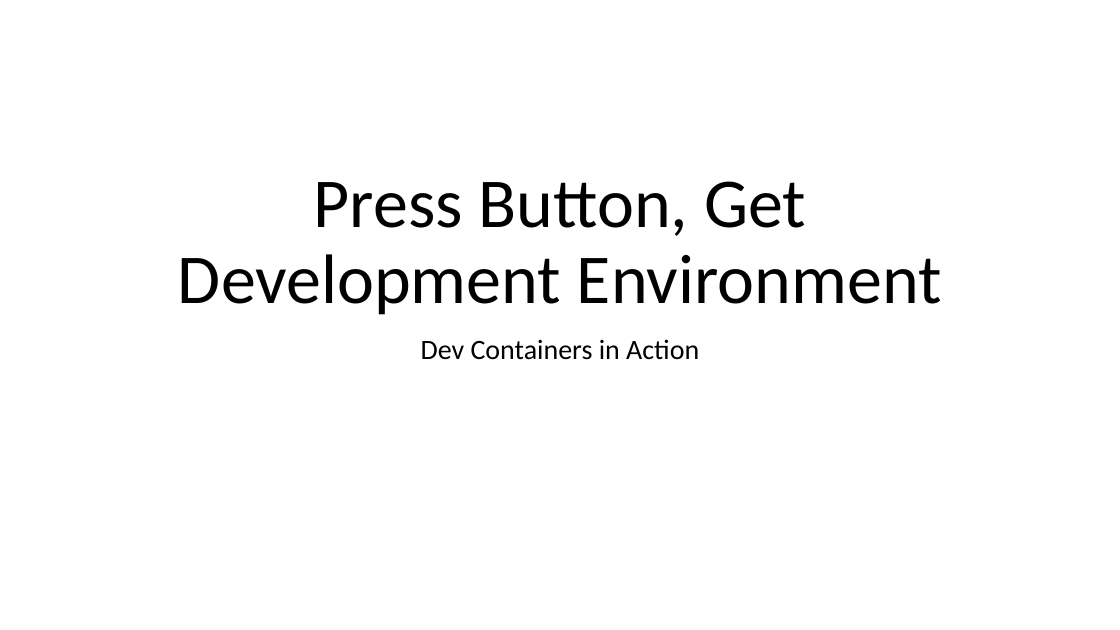
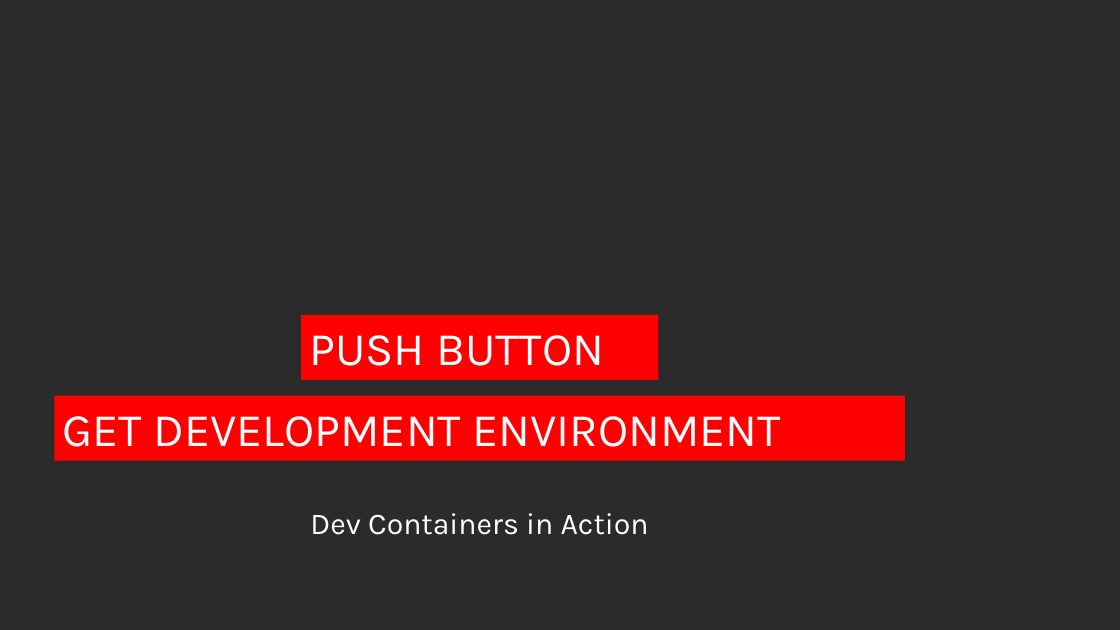
Before and after one commit to cabarney/dev-containers, a slide deck: slide 1 of Press Button, Get Development Environment.pptx. Drawn at 1120x630 pixels with LibreOffice and Linux fonts; fonts in the diff are those of the drawing; background and template pictures are left out; a plain dark background stands for a picture behind light text. Boxes give left, top, right and bottom in pixels: in the first picture for what was removed or moved away, otherwise in the second. Text is boxed around its words. In the diff, an @@ line names an element or a change of style, - is before the commit and + after.

```diff
--- a/Press Button, Get Development Environment.pptx
+++ b/Press Button, Get Development Environment.pptx
@@ background #FFFFFF to picture (left out) @@
@@ title removed at (178,181,942,315) @@
-Press Button, Get Development Environment
@@ rectangle added at (302,315,659,380), fill #FF0000, 40 pt, text #FFFFFF @@
+PUSH BUTTON
@@ rectangle added at (55,396,906,460), fill #FF0000, 40 pt, text #FFFFFF @@
+GET DEVELOPMENT ENVIRONMENT
@@ subtitle "Dev Containers in Action": place and size @@
-subtitle "Dev Containers in Action" at (421,339,699,360)
+subtitle "Dev Containers in Action" at (310,513,649,535)
@@ subtitle "Dev Containers in Action" at (310,513,649,535): size 24 to 25.9 pt, font Calibri to Karla, text colour #000000 to #FFFFFF; line spacing 0.9 to 0.7 @@
```
Also in this commit, not shown: 4 other slides changed, 2 slides added, 1 slide removed, 1 other file.
